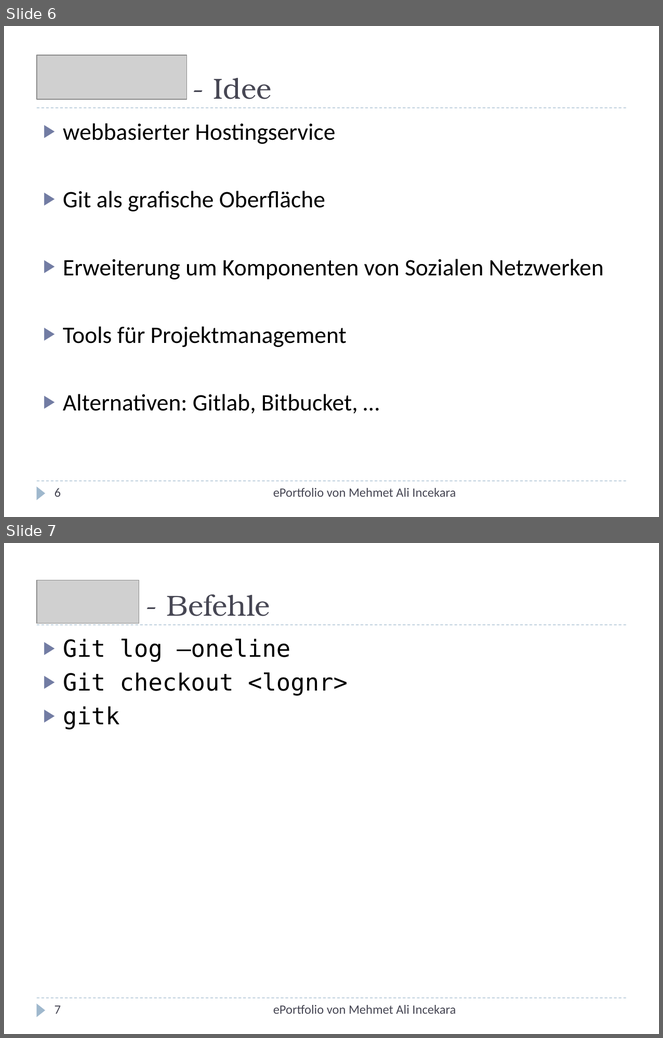
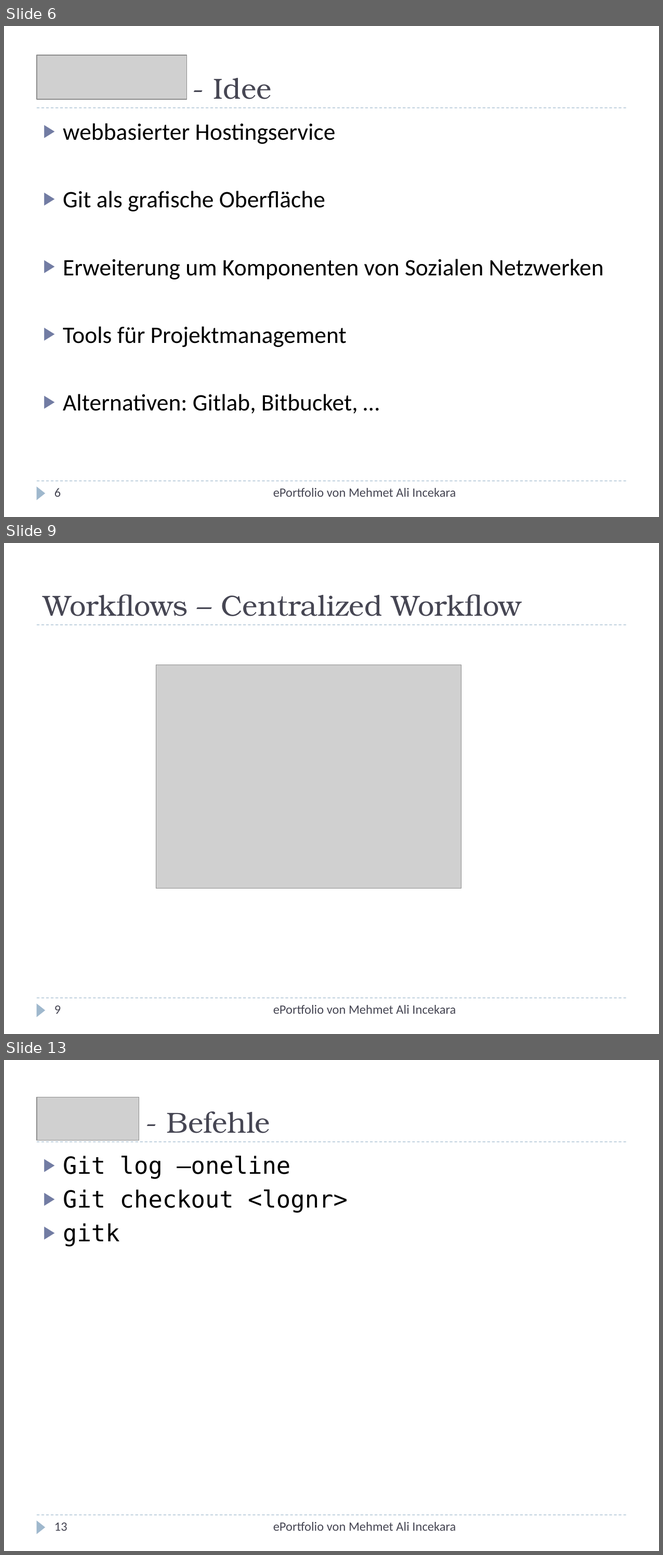
Before and after one commit to xnappy/ePortfolio, a slide deck: Git-und-GitHub.pptx. Shown one above the other, each under a label of ours: slides 6 and 7 before the commit, slides 6, 9 and 13 after it; the slides between them are not shown. The pictures are 663x1038 and 663x1555 pixels, drawn with LibreOffice and Linux fonts; fonts in the diff are those of the drawing; grey boxes stand for pictures. Boxes give left, top, right and bottom in pixels: in the first picture for what was removed or moved away, otherwise in the second. Text is boxed around its words. In the diff, an @@ line names an element or a change of style, - is before the commit and + after.

```diff
--- a/Git-und-GitHub.pptx
+++ b/Git-und-GitHub.pptx
@@ slide 9 added at <box>4,543,659,1034</box>, background #FFFFFF; not listed: 3 template elements that a slide beside it also shows @@
@@ title added at <box>43,594,521,616</box>, 32 pt, text #464653 @@
+Workflows – Centralized Workflow
@@ picture added at <box>156,665,461,889</box> @@
@@ page number added at <box>54,1006,61,1014</box>, 14 pt, text #464653 @@
+9
@@ text added at <box>273,1005,456,1014</box>, 14 pt, text #464653 @@
+ePortfolio von Mehmet Ali Incekara
@@ what was slide 7 is now slide 13 @@
@@ page number at <box>54,1523,67,1531</box>: text changed @@
-7
+13
```
Also in this commit, not shown: 2 slides changed, 5 other slides added, 4 other files.
